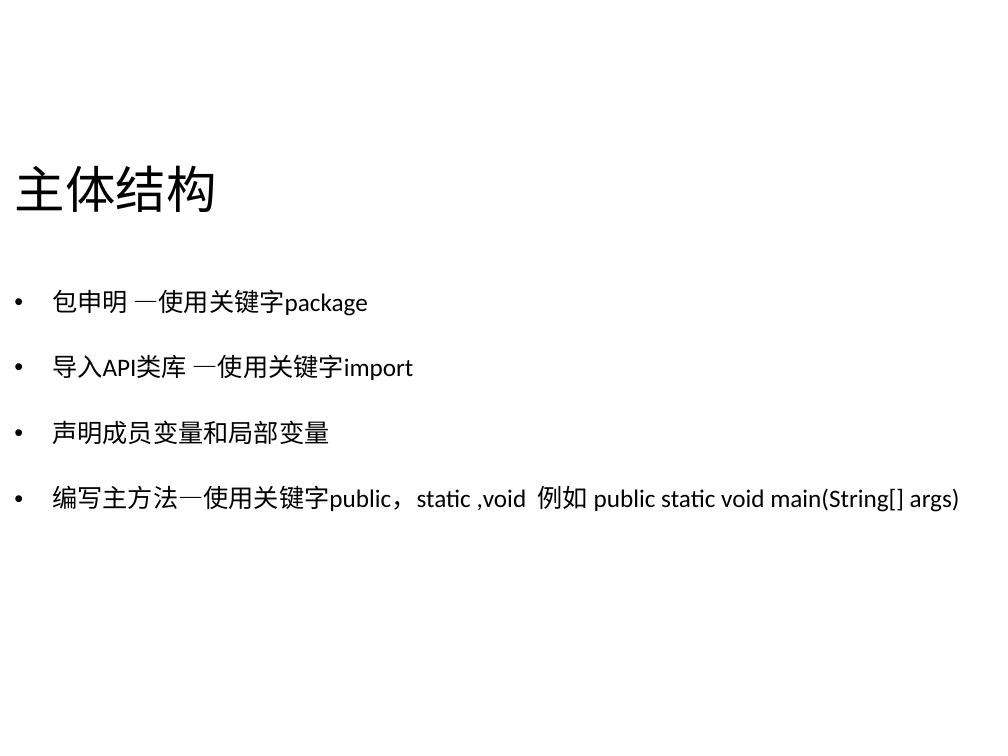
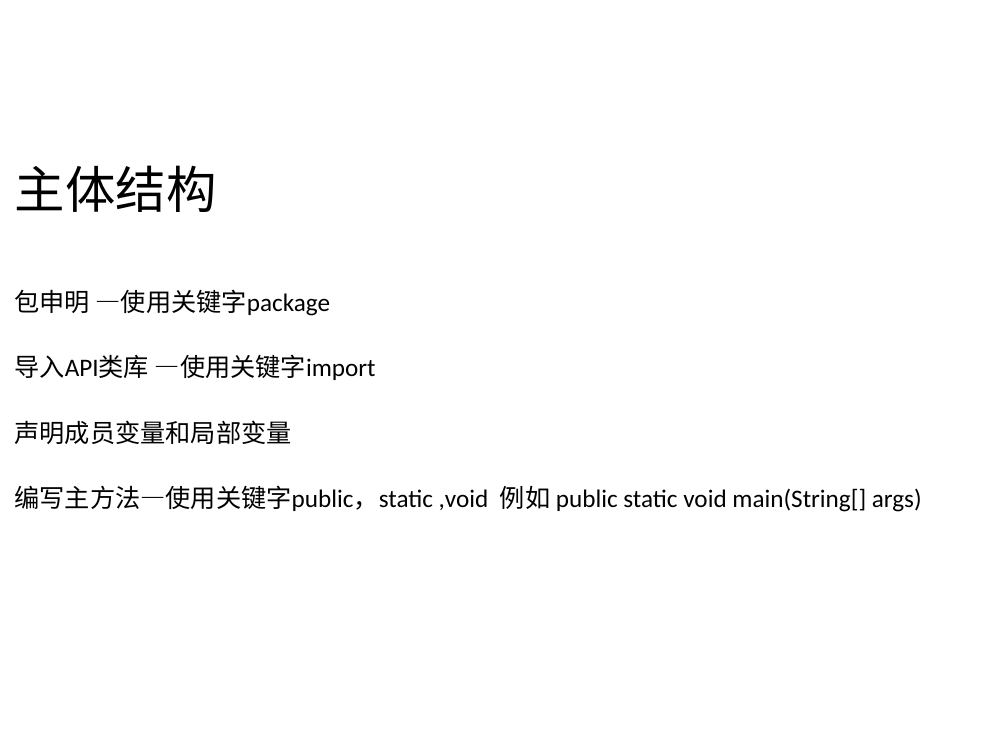
Before and after one commit to frankzhf/cheer2017, a slide deck: slide 3 of ppt/2/4.java语言基础.ppt. Drawn at 1008x756 pixels with LibreOffice and Linux fonts; fonts in the diff are those of the drawing; background and template pictures are left out. Boxes give left, top, right and bottom in pixels: in the first picture for what was removed or moved away, otherwise in the second. Text is boxed around its words. In the diff, an @@ line names an element or a change of style, - is before the commit and + after.

```diff
--- a/ppt/2/4.java语言基础.ppt
+++ b/ppt/2/4.java语言基础.ppt
@@ text "包申明 —使用关键字package" at [14, 289, 922, 512]: bullet • to none @@
```
Also in this commit, not shown: 17 other slides changed, 13 other files.
